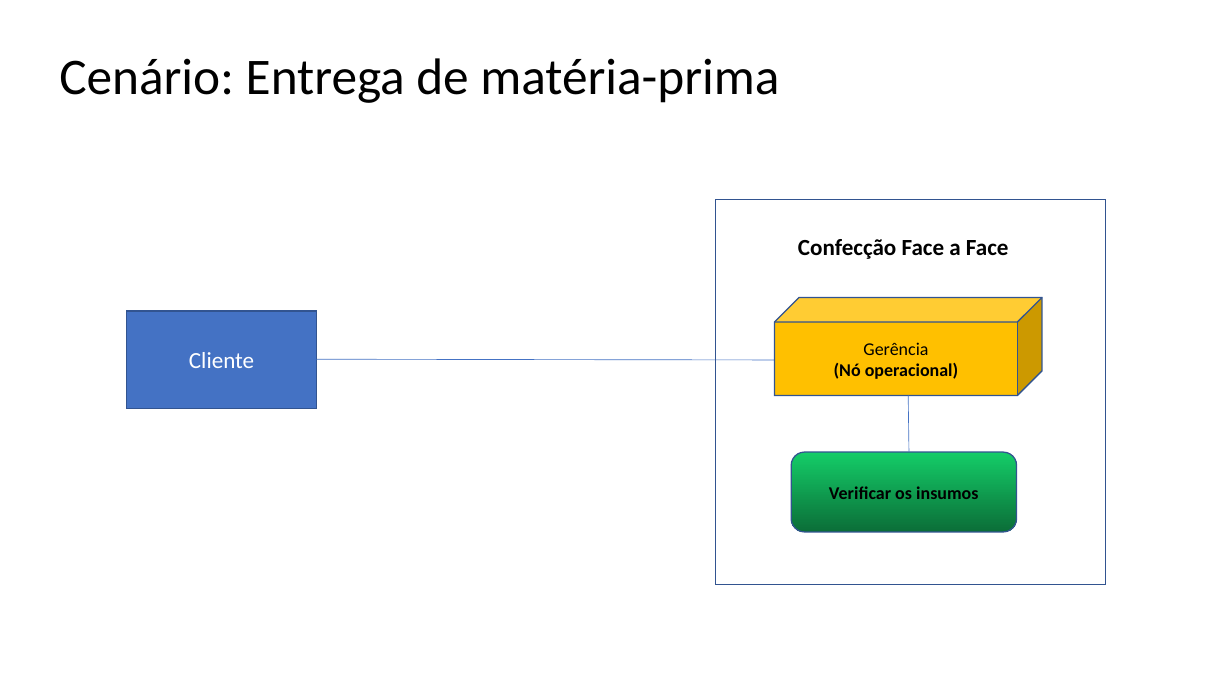
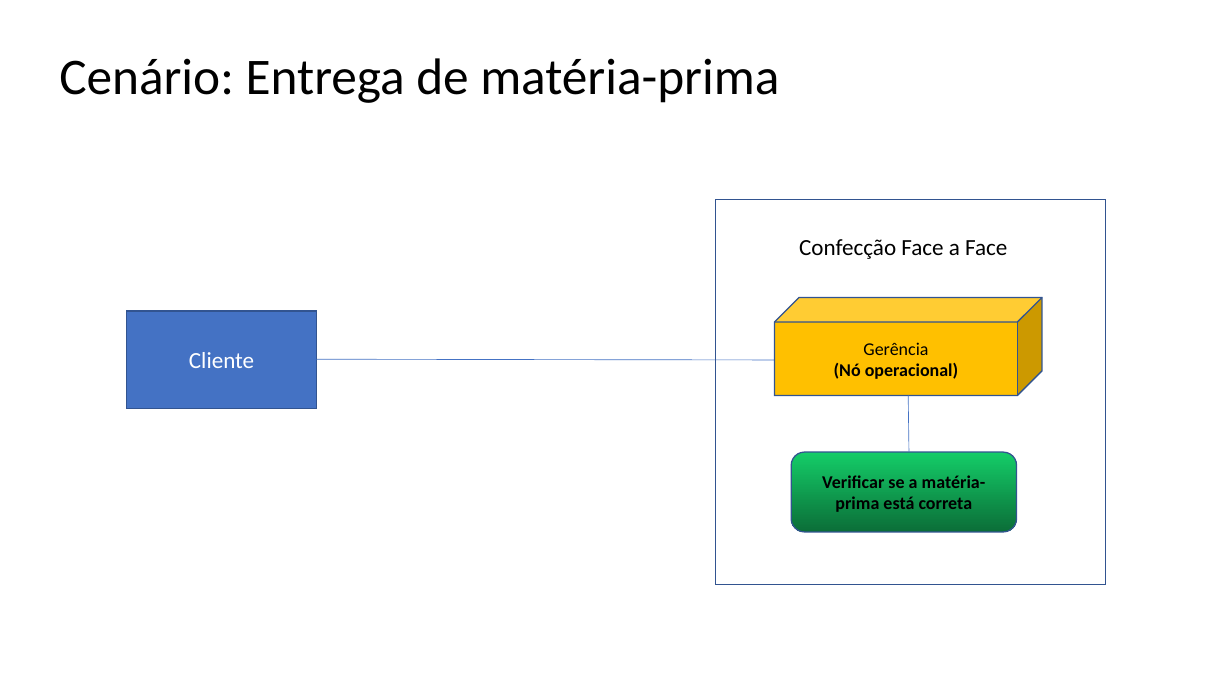
Before and after one commit to cferreiras/ARTEFATOS-ENIAC, a slide deck: slide 5 of 15. Arquitetura de Negócio para cada Cenário.pptx. Drawn at 1232x693 pixels with LibreOffice and Linux fonts; fonts in the diff are those of the drawing. Boxes give left, top, right and bottom in pixels: in the first picture for what was removed or moved away, otherwise in the second. Text is boxed around its words. In the diff, an @@ line names an element or a change of style, - is before the commit and + after.

```diff
--- a/15. Arquitetura de Negócio para cada Cenário.pptx
+++ b/15. Arquitetura de Negócio para cada Cenário.pptx
@@ text "Confecção Face a Face" at <box>799,239,1007,259</box>: bold off @@
@@ text in rounded rectangle at <box>822,475,986,512</box>: text changed @@
-Verificar os insumos
+Verificar se a matéria-prima está correta
```
Also in this commit, not shown: 5 other slides changed, 1 slide added, 7 other files.
